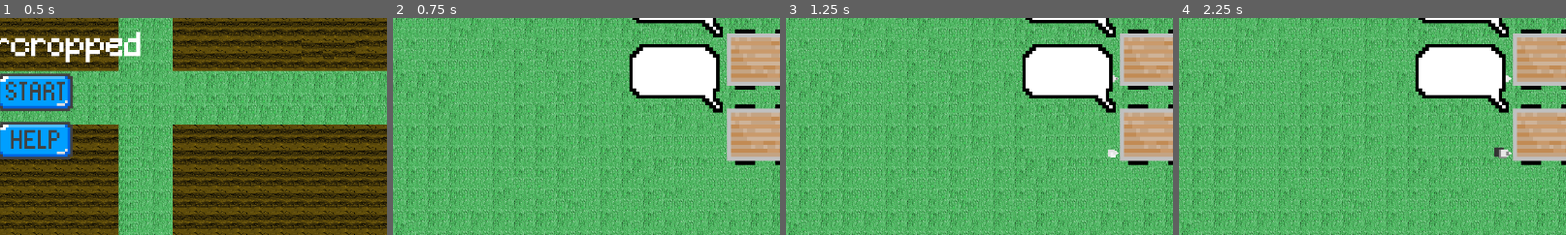
Above: before the commit, frames 1-4 (left to right).
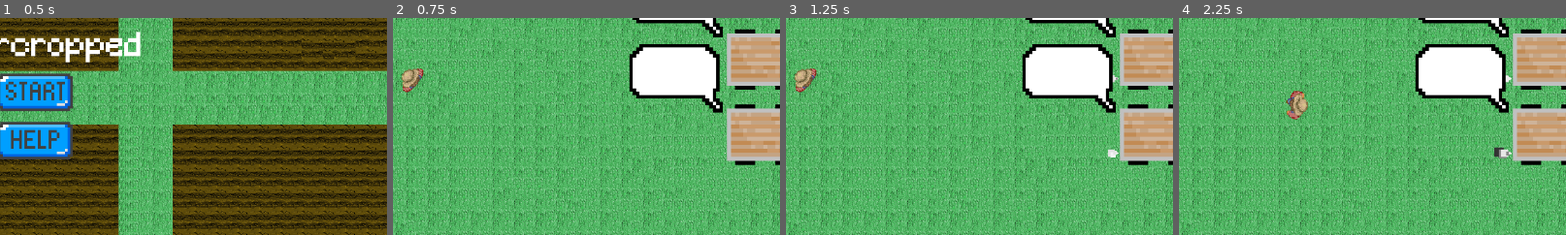
Above: after the commit, the same moments.

Repository: Bratah123/NewYearNewSkillsJam
Game: Godot game, scene res://game/main_menu.tscn
Same seed, same stepped clock (60 frames per second), same inputs: the game is played once before the commit and once after it.
Inputs (mouse positions are % of the whole screen's width and height, from its top left):
- Up to frame 1 (0.5 s): no input
- Up to frame 2 (0.75 s): click (52, 52) at 0.5 s
- Up to frame 3 (1.25 s): no input
- Up to frame 4 (2.25 s): tap Enter at 1.25 s; move the mouse to (72, 45) at 1.27 s; hold D (right) 1.28-2.03 s; click (72, 45) at 1.35 s; move the mouse to (30, 55) at 2.02 s; hold S (down) from 2.03 s (still down); click (30, 55) at 2.1 s
The pictures show only the part of the screen within x 47-97%, y 35-85%; the shares and areas given below are measured in that part.

Frame 1 is identical in both runs. In frame 2, 0.4% of the frame differs, in the area x 2-9%, y 23-35%; in frame 3, 0.4%; in frame 4, 0.5%, in the area x 27-34%, y 33-47%.

Commit message:
FIX: Faulty merge :(

Diff:
--- a/game/player.tscn
+++ b/game/player.tscn
@@ -1,7 +1,64 @@
-[gd_scene load_steps=5 format=3 uid="uid://bmv15mn7wtyit"]
+[gd_scene load_steps=10 format=3 uid="uid://bmv15mn7wtyit"]
 
 [ext_resource type="Script" path="res://game/player.gd" id="1_erqir"]
 [ext_resource type="Texture2D" uid="uid://rsg1ccihq8el" path="res://assets/player.png" id="2_3q1sa"]
+[ext_resource type="AudioStream" uid="uid://cms4xkb7m0cs7" path="res://assets/sounds/pickup.wav" id="3_as4fs"]
+
+[sub_resource type="Animation" id="Animation_fbmum"]
+length = 0.001
+tracks/0/type = "value"
+tracks/0/imported = false
+tracks/0/enabled = true
+tracks/0/path = NodePath("Sprite2D:frame")
+tracks/0/interp = 1
+tracks/0/loop_wrap = true
+tracks/0/keys = {
+"times": PackedFloat32Array(0),
+"transitions": PackedFloat32Array(1),
+"update": 1,
+"values": [0]
+}
+
+[sub_resource type="Animation" id="Animation_8iiwu"]
+resource_name = "idle"
+length = 0.8
+loop_mode = 1
+tracks/0/type = "value"
+tracks/0/imported = false
+tracks/0/enabled = true
+tracks/0/path = NodePath("Sprite2D:frame")
+tracks/0/interp = 1
+tracks/0/loop_wrap = true
+tracks/0/keys = {
+"times": PackedFloat32Array(0, 0.1, 0.2, 0.3, 0.4, 0.5, 0.6),
+"transitions": PackedFloat32Array(1, 1, 1, 1, 1, 1, 1),
+"update": 1,
+"values": [0, 0, 0, 0, 0, 0, 0]
+}
+
+[sub_resource type="Animation" id="Animation_t4hda"]
+resource_name = "walk"
+length = 0.8
+loop_mode = 1
+tracks/0/type = "value"
+tracks/0/imported = false
+tracks/0/enabled = true
+tracks/0/path = NodePath("Sprite2D:frame")
+tracks/0/interp = 1
+tracks/0/loop_wrap = true
+tracks/0/keys = {
+"times": PackedFloat32Array(0, 0.1, 0.2, 0.3, 0.4, 0.5, 0.6, 0.7),
+"transitions": PackedFloat32Array(1, 1, 1, 1, 1, 1, 1, 1),
+"update": 1,
+"values": [0, 1, 2, 3, 0, 1, 2, 3]
+}
+
+[sub_resource type="AnimationLibrary" id="AnimationLibrary_lr3ie"]
+_data = {
+"RESET": SubResource("Animation_fbmum"),
+"idle": SubResource("Animation_8iiwu"),
+"walk": SubResource("Animation_t4hda")
+}
 
 [sub_resource type="RectangleShape2D" id="RectangleShape2D_2jorn"]
 size = Vector2(28, 42)
@@ -35,7 +92,7 @@
 shape = SubResource("CircleShape2D_d8wsg")
 
 [node name="PickUpSound" type="AudioStreamPlayer2D" parent="."]
-stream = ExtResource("3_ga4rl")
+stream = ExtResource("3_as4fs")
 
 [connection signal="body_entered" from="PickableArea" to="." method="_on_pickable_area_body_entered"]
 [connection signal="body_exited" from="PickableArea" to="." method="_on_pickable_area_body_exited"]
Not shown: 2 places in game/main_menu.tscn that only renumber resources
